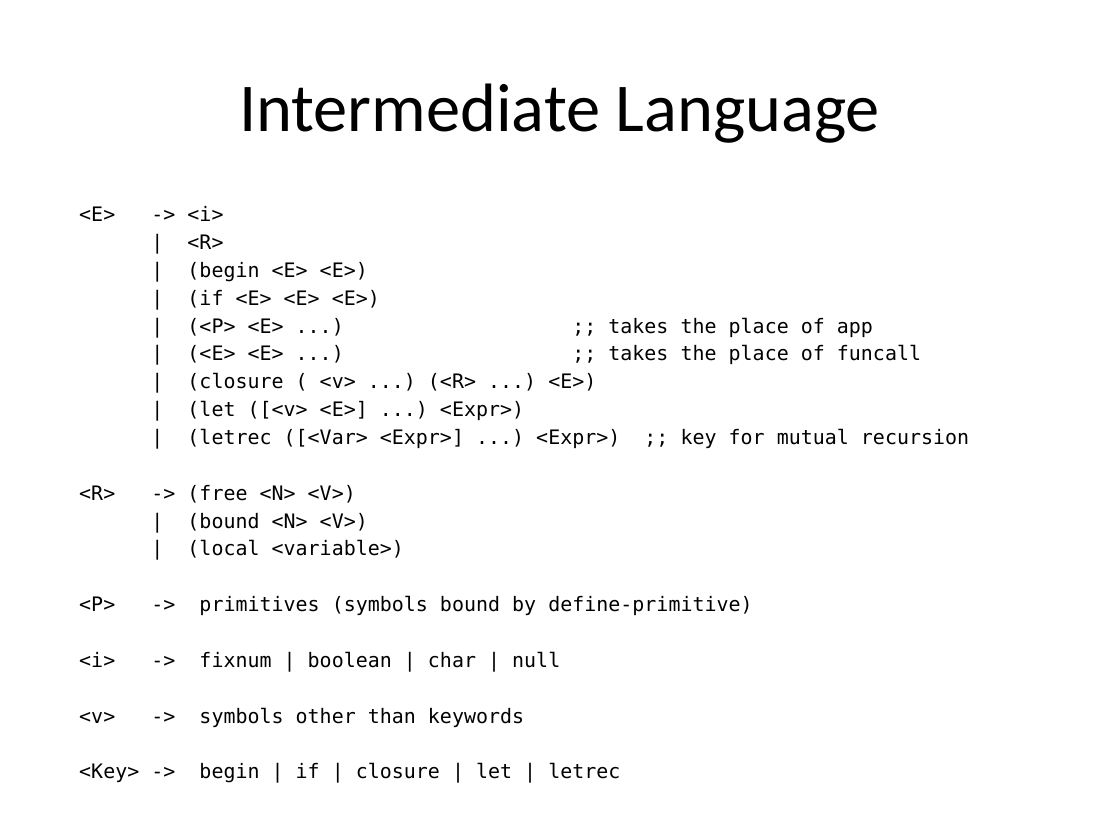
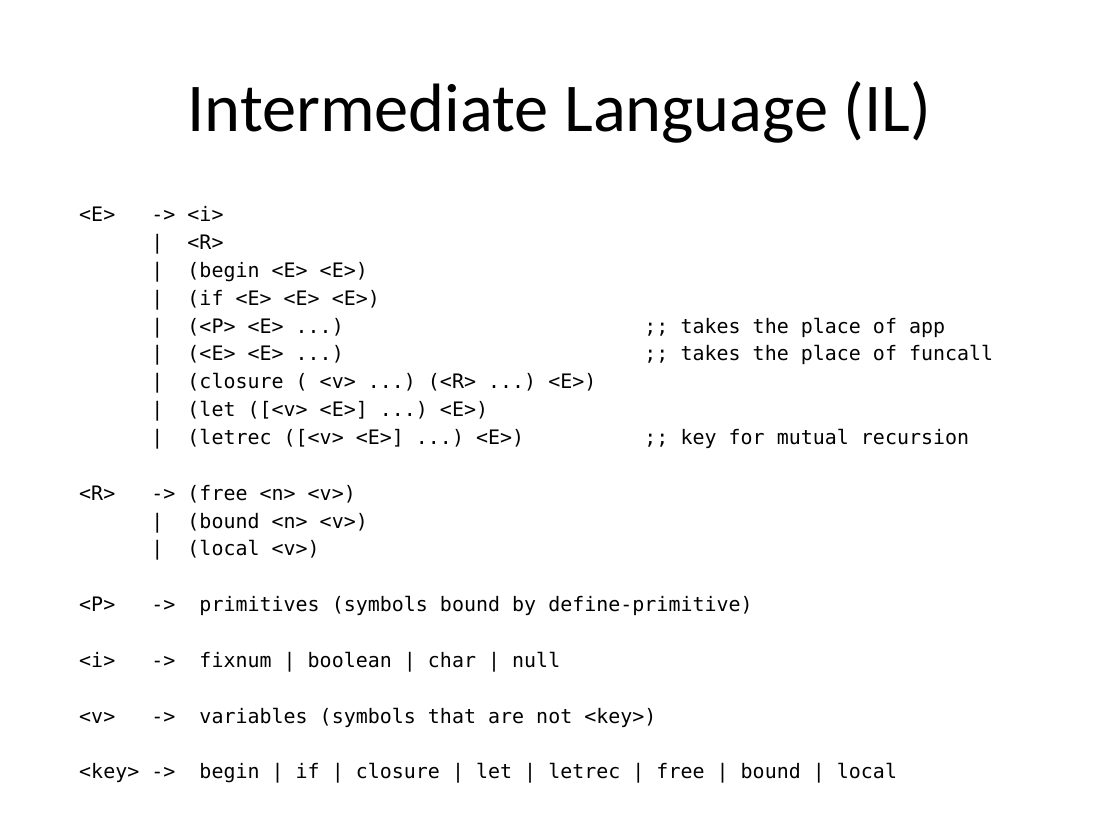
Before and after one commit to markcornwell/pilar, a slide deck: slide 10 of doc/Pilar.pptx. Drawn at 1120x840 pixels with LibreOffice and Linux fonts; fonts in the diff are those of the drawing. Boxes give left, top, right and bottom in pixels: in the first picture for what was removed or moved away, otherwise in the second. Text is boxed around its words. In the diff, an @@ line names an element or a change of style, - is before the commit and + after.

```diff
--- a/doc/Pilar.pptx
+++ b/doc/Pilar.pptx
@@ title at [188,81,931,143]: text changed @@
-Intermediate Language
+Intermediate Language (IL)
@@ text at [79,400,969,558]: text changed @@
-| (let ([<v> <E>] ...) <Expr>)
-| (letrec ([<Var> <Expr>] ...) <Expr>) ;; key for mutual recursion
-<R> -> (free <N> <V>)
-| (bound <N> <V>)
-| (local <variable>)
+| (let ([<v> <E>] ...) <E>)
+| (letrec ([<v> <E>] ...) <E>) ;; key for mutual recursion
+<R> -> (free <n> <v>)
+| (bound <n> <v>)
+| (local <v>)
@@ text at [79,707,897,783]: text changed @@
-<v> -> symbols other than keywords
-<Key> -> begin | if | closure | let | letrec
+<v> -> variables (symbols that are not <key>)
+<key> -> begin | if | closure | let | letrec | free | bound | local
```
Also in this commit, not shown: 3 other slides changed, 3 slides added, 1 slide removed, 7 other files.
